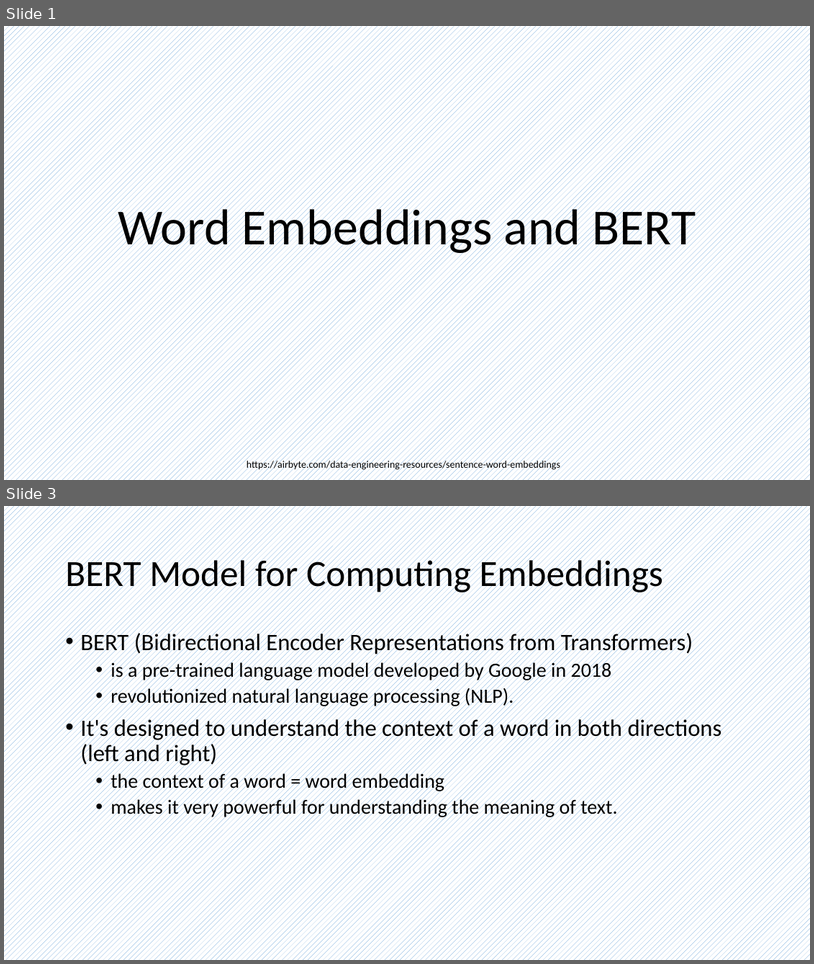
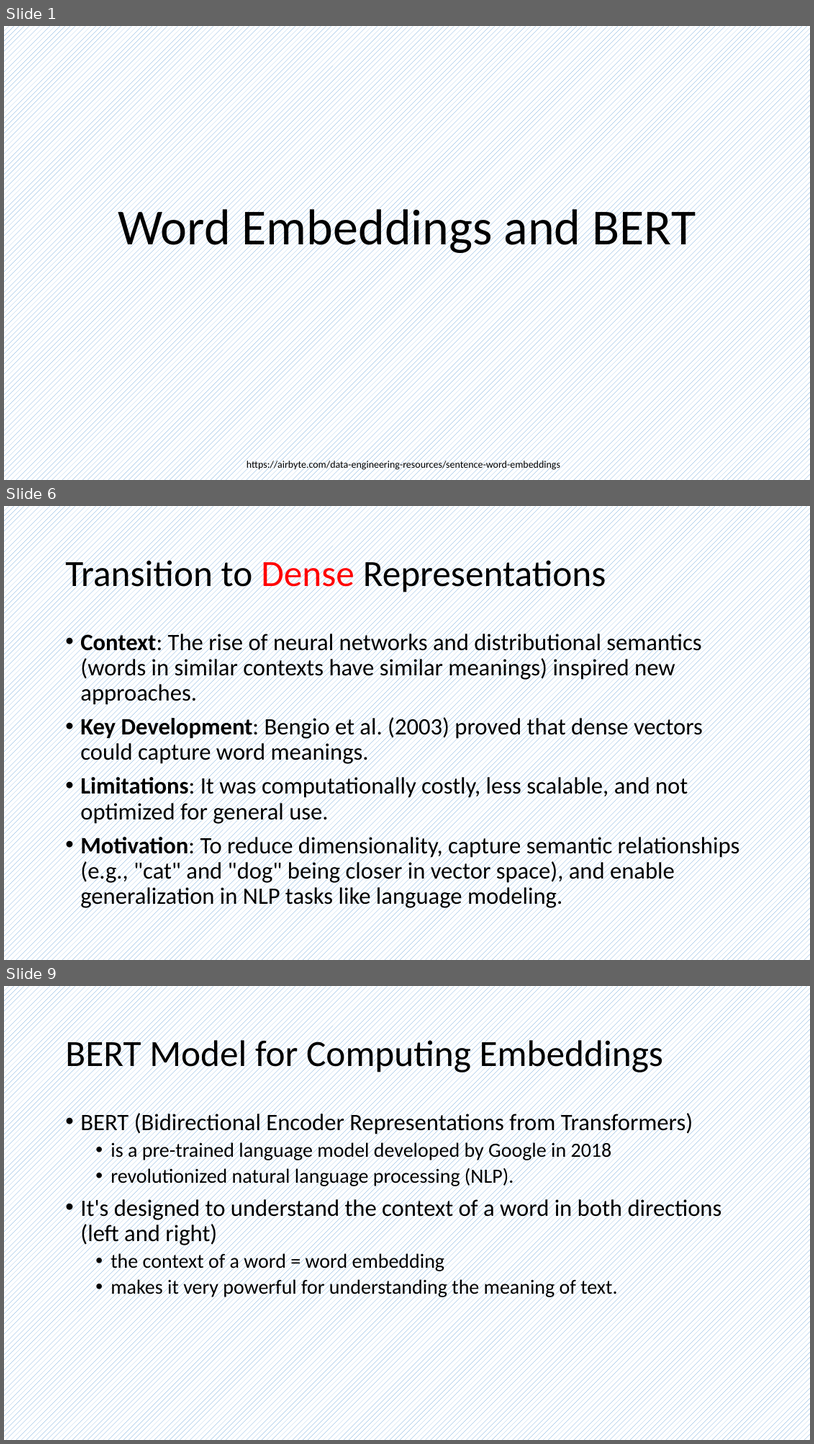
Before and after one commit to frankwxu/AI4DigitalForensics, a slide deck: lectures/10_word_embedding/0_word_embedding.pptx. Shown one above the other, each under a label of ours: slides 1 and 3 before the commit, slides 1, 6 and 9 after it; the slides between them are not shown. The pictures are 814x964 and 814x1444 pixels, drawn with LibreOffice and Linux fonts; fonts in the diff are those of the drawing; background and template pictures are left out. Boxes give left, top, right and bottom in pixels: in the first picture for what was removed or moved away, otherwise in the second. Text is boxed around its words. In the diff, an @@ line names an element or a change of style, - is before the commit and + after.

```diff
--- a/lectures/10_word_embedding/0_word_embedding.pptx
+++ b/lectures/10_word_embedding/0_word_embedding.pptx
@@ slide 6 added at box(4, 506, 810, 960), background pattern #5B9BD5 on #FFFFFF @@
@@ title added at box(65, 555, 607, 595), 44 pt, text #000000 @@
+Transition to Dense Representations
@@ text added at box(80, 631, 741, 910), 28 pt, text #000000 @@
+• Context: The rise of neural networks and distributional semantics (words in similar contexts have similar meanings) inspired new approaches.
+• Key Development: Bengio et al. (2003) proved that dense vectors could capture word meanings.
+• Limitations: It was computationally costly, less scalable, and not optimized for general use.
+• Motivation: To reduce dimensionality, capture semantic relationships (e.g., "cat" and "dog" being closer in vector space), and enable generalization in NLP tasks like language modeling.
@@ what was slide 3 is now slide 9 @@
```
Also in this commit, not shown: 1 slide changed, 5 other slides added, 4 other files.
